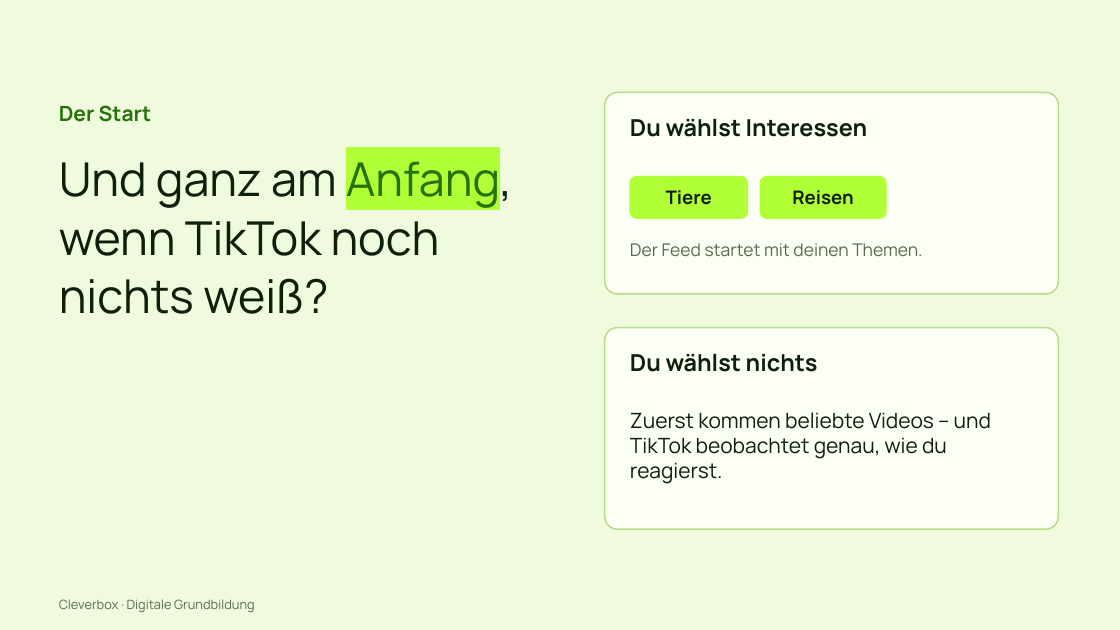
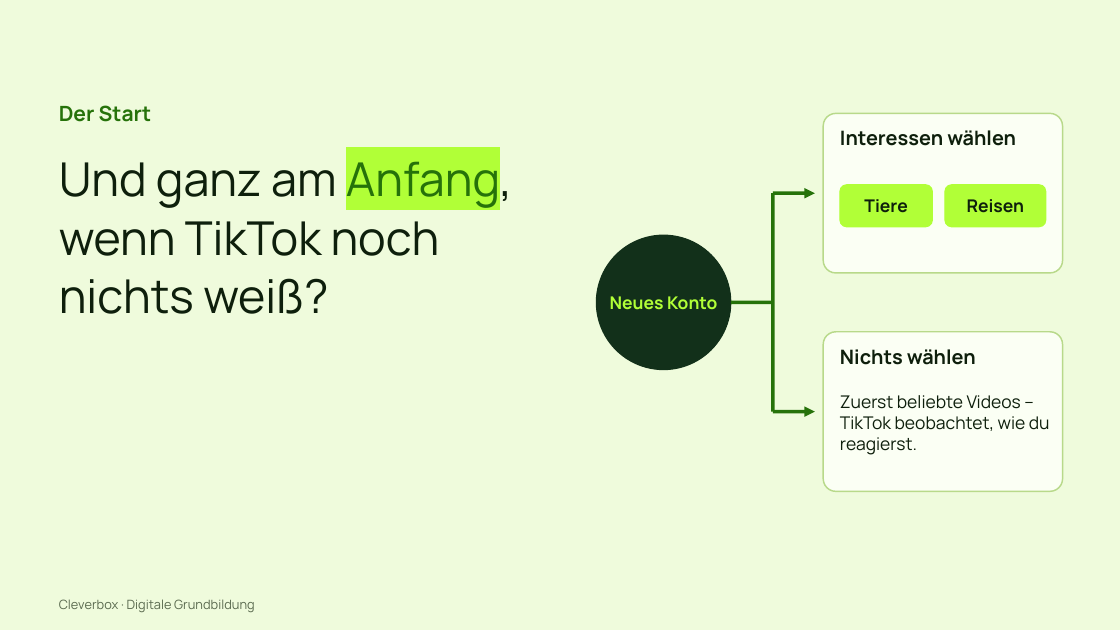
Before and after one commit to arminheske/claudecloud, a slide deck: slide 11 of videoslides/cleverbox-tiktok-slides.pptx. Drawn at 1120x630 pixels with LibreOffice and Linux fonts; fonts in the diff are those of the drawing. Boxes give left, top, right and bottom in pixels: in the first picture for what was removed or moved away, otherwise in the second. Text is boxed around its words. In the diff, an @@ line names an element or a change of style, - is before the commit and + after.

```diff
--- a/videoslides/cleverbox-tiktok-slides.pptx
+++ b/videoslides/cleverbox-tiktok-slides.pptx
@@ text removed at (630, 119, 868, 137) @@
-Du wählst Interessen
@@ rounded rectangle: place and size @@
-rounded rectangle at (605, 92, 1059, 294)
+rounded rectangle at (823, 113, 1063, 273)
@@ rounded rectangle at (823, 113, 1063, 273): proportions changed @@
@@ text added at (840, 130, 1016, 146), 17 pt, text #0E1F0C, bold @@
+Interessen wählen
@@ line added from (773, 193) to (773, 412), #26720A 3 pt @@
@@ arrow added from (773, 193) to (815, 193), #26720A 3 pt @@
@@ text "Tiere" at (864, 199, 907, 213): size 16 to 15 pt @@
@@ text "Tiere": place and size @@
-text "Tiere" at (666, 190, 712, 205)
+text "Tiere" at (864, 199, 907, 213)
@@ rounded rectangle: place and size @@
-rounded rectangle at (760, 176, 886, 218)
+rounded rectangle at (840, 185, 933, 227)
@@ text "Reisen": place and size @@
-text "Reisen" at (792, 190, 853, 205)
+text "Reisen" at (967, 199, 1025, 213)
@@ text "Reisen" at (967, 199, 1025, 213): size 16 to 15 pt @@
@@ rounded rectangle: place and size @@
-rounded rectangle at (630, 176, 748, 218)
+rounded rectangle at (945, 185, 1046, 227)
@@ ellipse added at (597, 235, 731, 370), fill #12301A, outline #12301A 1 pt @@
@@ text removed at (630, 243, 922, 256) @@
-Der Feed startet mit deinen Themen.
@@ text added at (610, 296, 717, 310), 15 pt, text #B1FF37, bold @@
+Neues Konto
@@ line added from (731, 302) to (773, 302), #26720A 3 pt @@
@@ text removed at (630, 354, 818, 372) @@
-Du wählst nichts
@@ rounded rectangle at (823, 332, 1063, 492): proportions changed @@
@@ rounded rectangle: place and size @@
-rounded rectangle at (605, 328, 1059, 529)
+rounded rectangle at (823, 332, 1063, 492)
@@ text added at (840, 349, 976, 365), 17 pt, text #0E1F0C, bold @@
+Nichts wählen
@@ arrow added from (773, 412) to (815, 412), #26720A 3 pt @@
@@ text at (840, 395, 1050, 455): text changed; size 18 to 15 pt @@
-Zuerst kommen beliebte Videos – und TikTok beobachtet genau, wie du reagierst.
+Zuerst beliebte Videos – TikTok beobachtet, wie du reagierst.
```
Also in this commit, not shown: 15 other slides changed.
